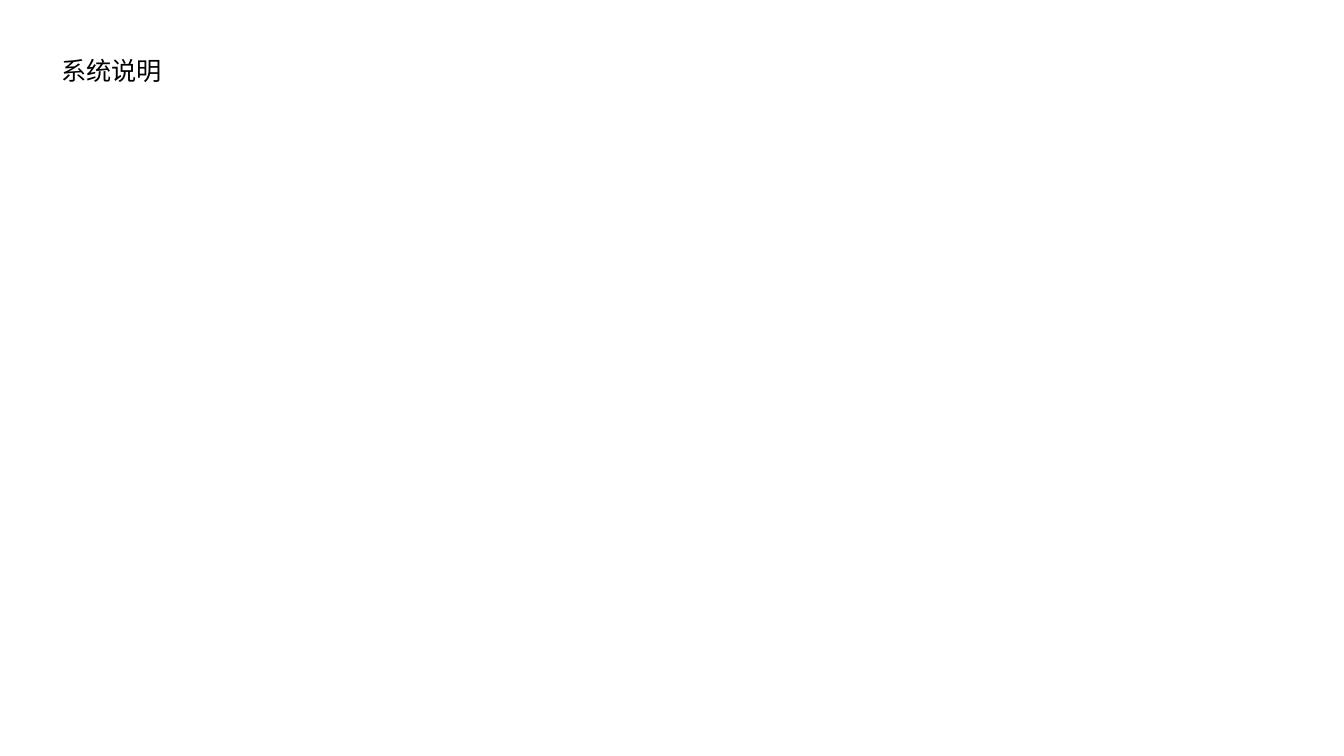
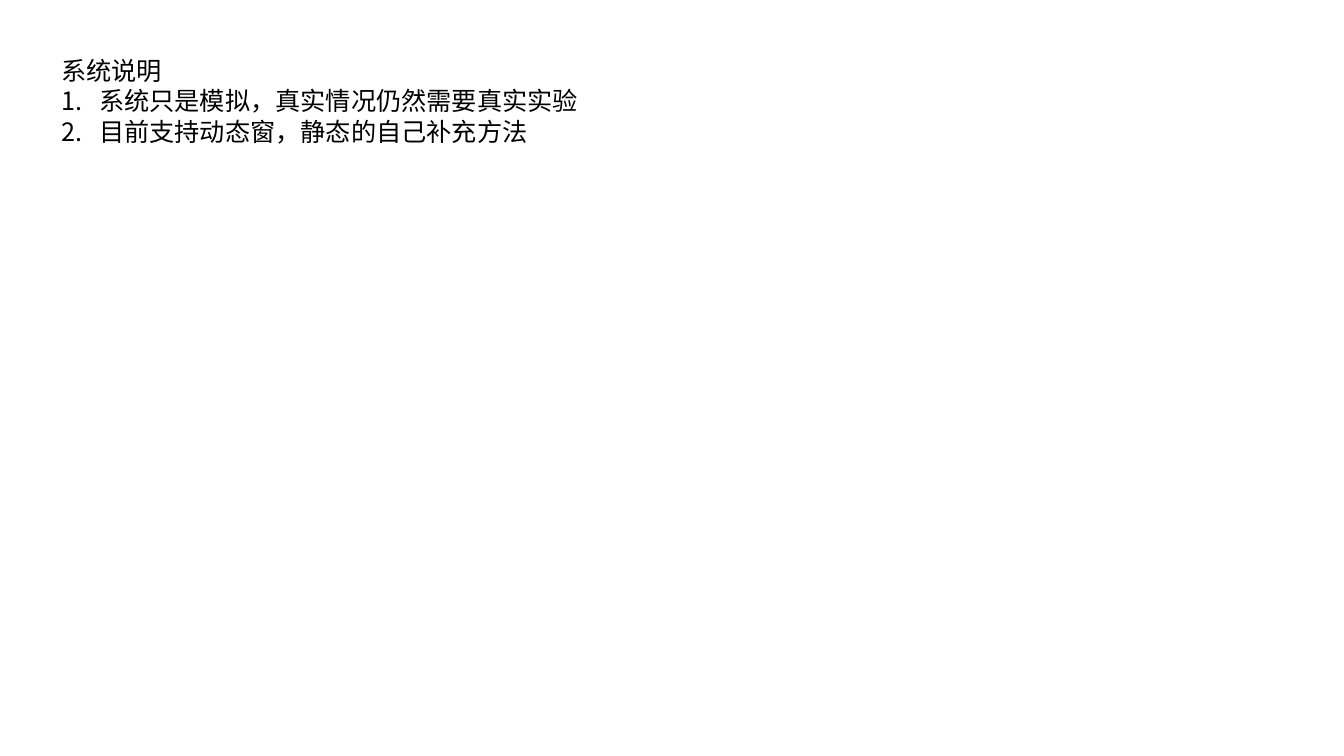
Before and after one commit to yin1104/DTCN, a slide deck: slide 7 of READ.pptx (slide 2 before the commit). Drawn at 1344x756 pixels with LibreOffice and Linux fonts; fonts in the diff are those of the drawing. Boxes give left, top, right and bottom in pixels: in the first picture for what was removed or moved away, otherwise in the second. Text is boxed around its words. In the diff, an @@ line names an element or a change of style, - is before the commit and + after.

```diff
--- a/READ.pptx
+++ b/READ.pptx
@@ text at (99,88,578,144): paragraphs added @@
+1. 系统只是模拟，真实情况仍然需要真实实验
+2. 目前支持动态窗，静态的自己补充方法
```
Also in this commit, not shown: 1 other slide changed, 5 slides added, 3 slides removed, 2 other files.
